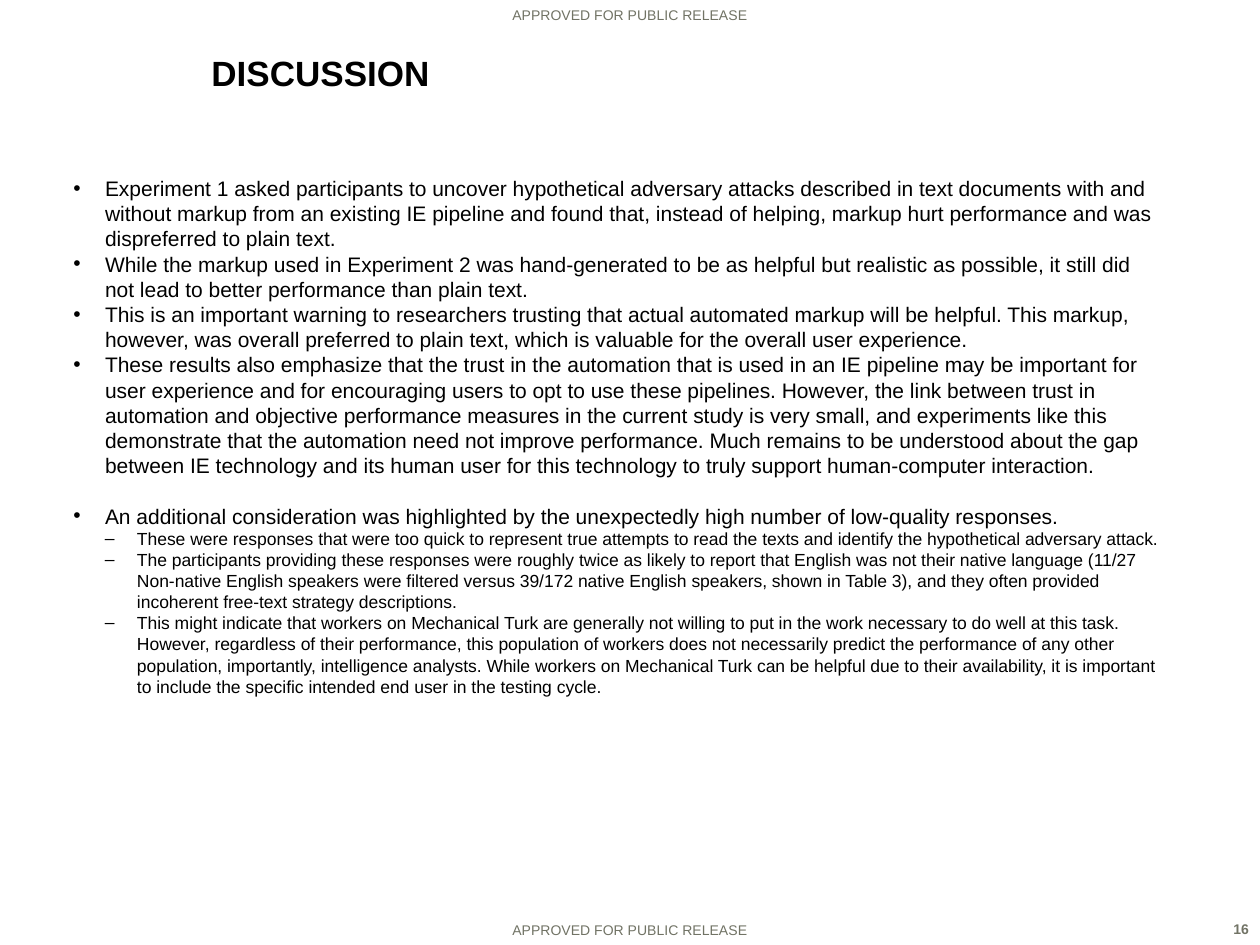
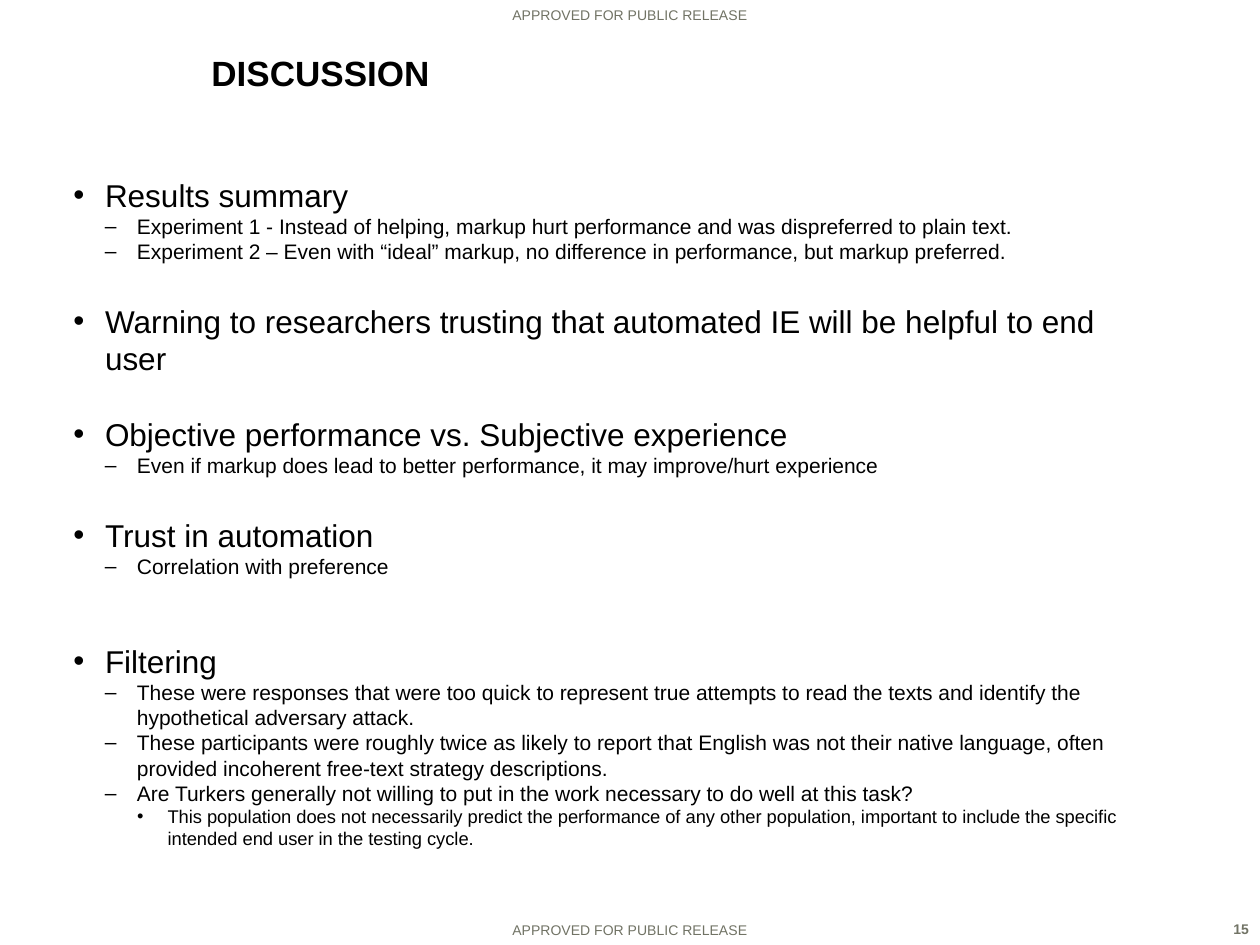
Before and after one commit to ezaroukian/ELICIT-2, a slide deck: slide 15 of analysis/Zaroukian-AHFE-presentation.PPTX (slide 16 before the commit). Drawn at 1260x945 pixels with LibreOffice and Linux fonts; fonts in the diff are those of the drawing; background and template pictures are left out. Boxes give left, top, right and bottom in pixels: in the first picture for what was removed or moved away, otherwise in the second. Text is boxed around its words. In the diff, an @@ line names an element or a change of style, - is before the commit and + after.

```diff
--- a/analysis/Zaroukian-AHFE-presentation.PPTX
+++ b/analysis/Zaroukian-AHFE-presentation.PPTX
@@ text at (x1=105, y1=184, x2=1095, y2=679): text changed @@
-• Experiment 1 asked participants to uncover hypothetical adversary attacks described in text documents with and without markup from an existing IE pipeline and found that, instead of helping, markup hurt performance and was dispreferred to plain text.
-• While the markup used in Experiment 2 was hand-generated to be as helpful but realistic as possible, it still did not lead to better performance than plain text.
-• This is an important warning to researchers trusting that actual automated markup will be helpful. This markup, however, was overall preferred to plain text, which is valuable for the overall user experience.
-• These results also emphasize that the trust in the automation that is used in an IE pipeline may be important for user experience and for encouraging users to opt to use these pipelines. However, the link between trust in automation and objective performance measures in the current study is very small, and experiments like this demonstrate that the automation need not improve performance. Much remains to be understood about the gap between IE technology and its human user for this technology to truly support human-computer interaction.
-• An additional consideration was highlighted by the unexpectedly high number of low-quality responses.
+• Results summary
+  – Experiment 1 - Instead of helping, markup hurt performance and was dispreferred to plain text.
+  – Experiment 2 – Even with “ideal” markup, no difference in performance, but markup preferred.
+• Warning to researchers trusting that automated IE will be helpful to end user
+• Objective performance vs. Subjective experience
+  – Even if markup does lead to better performance, it may improve/hurt experience
+• Trust in automation
+  – Correlation with preference
+• Filtering
@@ text at (x1=137, y1=684, x2=1080, y2=730): size 10 to 12 pt in "These were responses that were too quick ..." @@
@@ text at (x1=137, y1=734, x2=1117, y2=827): text changed; size 10 to 12 pt @@
-  – The participants providing these responses were roughly twice as likely to report that English was not their native language (11/27 Non-native English speakers were filtered versus 39/172 native English speakers, shown in Table 3), and they often provided incoherent free-text strategy descriptions.
-  – This might indicate that workers on Mechanical Turk are generally not willing to put in the work necessary to do well at this task. However, regardless of their performance, this population of workers does not necessarily predict the performance of any other population, importantly, intelligence analysts. While workers on Mechanical Turk can be helpful due to their availability, it is important to include the specific intended end user in the testing cycle.
+  – These participants were roughly twice as likely to report that English was not their native language, often provided incoherent free-text strategy descriptions.
+  – Are Turkers generally not willing to put in the work necessary to do well at this task?
+    • This population does not necessarily predict the performance of any other population, important to include the specific intended end user in the testing cycle.
```
Also in this commit, not shown: 4 other slides changed, 5 slides added, 4 slides removed, 3 other files.
